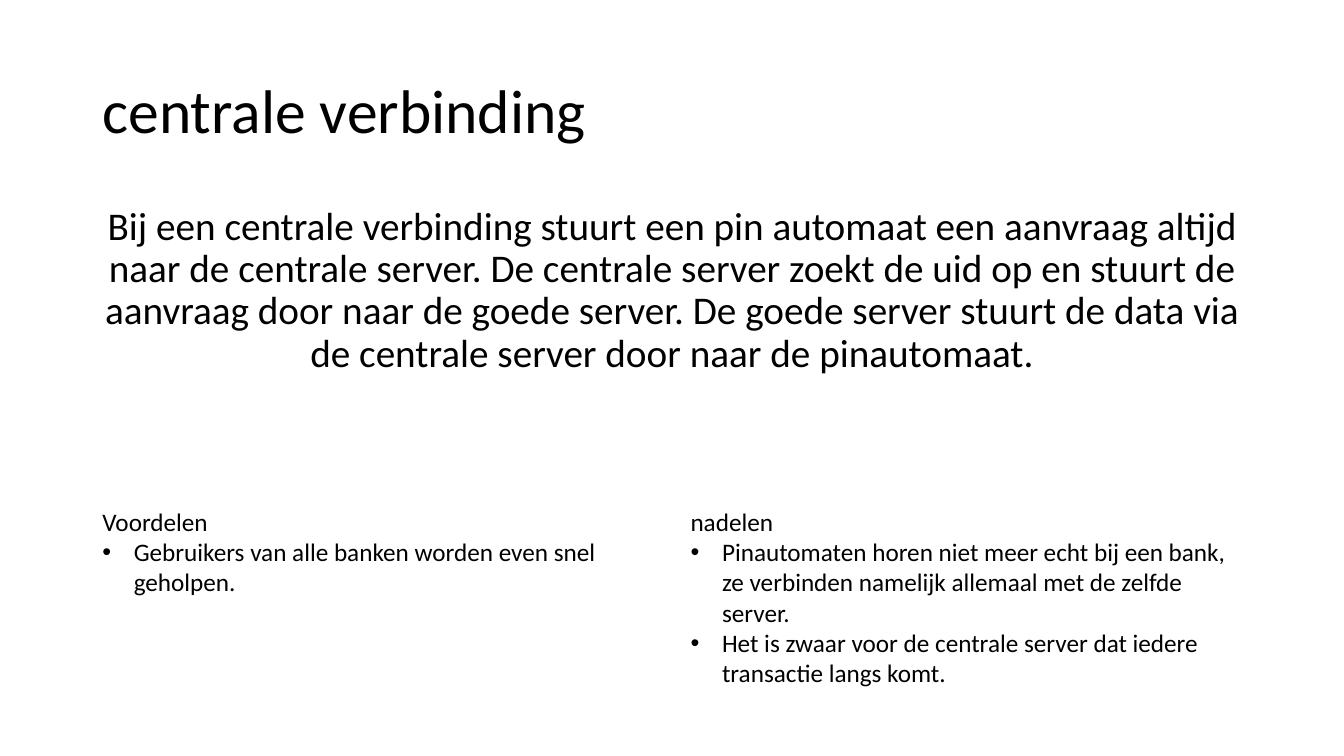
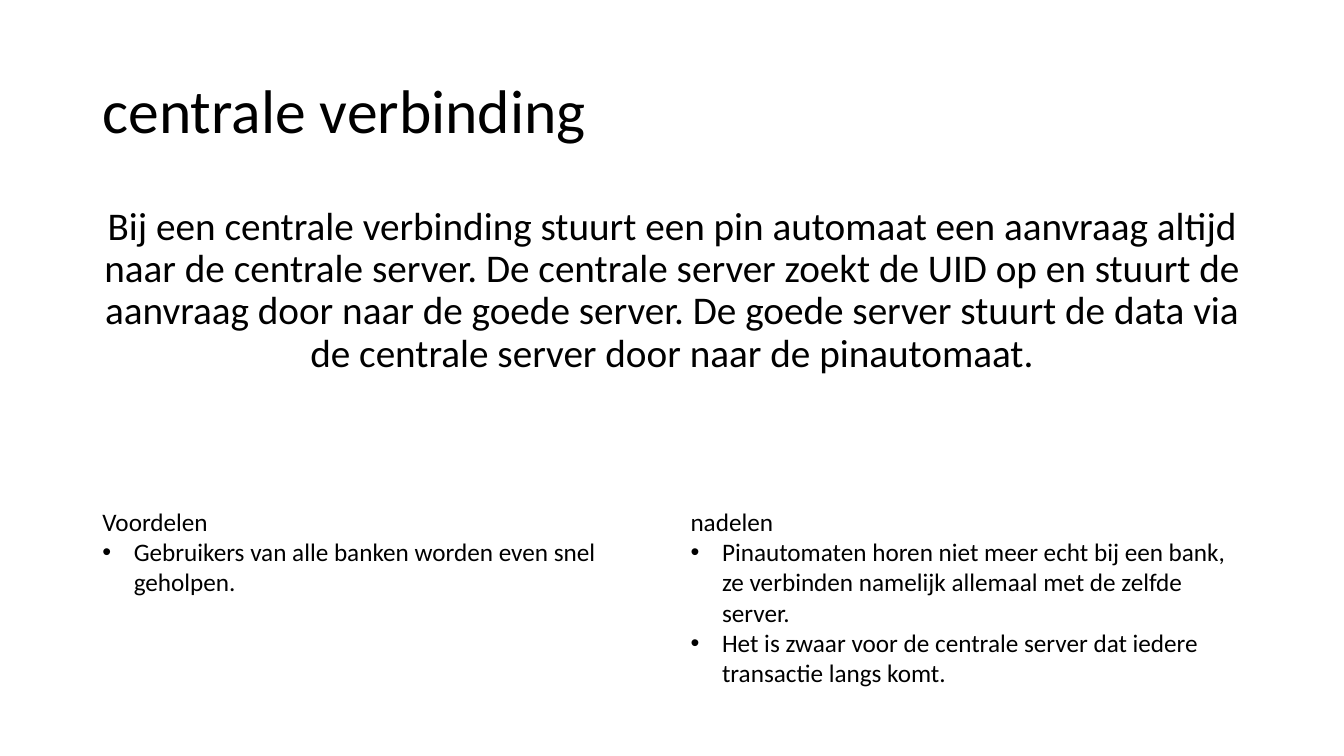
Before and after one commit to boaskalma/project4prive, a slide deck: slide 46 of voorstel centrale bank.pptx. Drawn at 1344x756 pixels with LibreOffice and Linux fonts; fonts in the diff are those of the drawing. Boxes give left, top, right and bottom in pixels: in the first picture for what was removed or moved away, otherwise in the second. Text is boxed around its words. In the diff, an @@ line names an element or a change of style, - is before the commit and + after.

```diff
--- a/voorstel centrale bank.pptx
+++ b/voorstel centrale bank.pptx
@@ text at <box>104,212,1239,374</box>: text changed @@
-Bij een centrale verbinding stuurt een pin automaat een aanvraag altijd naar de centrale server. De centrale server zoekt de uid op en stuurt de aanvraag door naar de goede server. De goede server stuurt de data via de centrale server door naar de pinautomaat.
+Bij een centrale verbinding stuurt een pin automaat een aanvraag altijd naar de centrale server. De centrale server zoekt de UID op en stuurt de aanvraag door naar de goede server. De goede server stuurt de data via de centrale server door naar de pinautomaat.
```
Also in this commit, not shown: 31 other slides changed.
